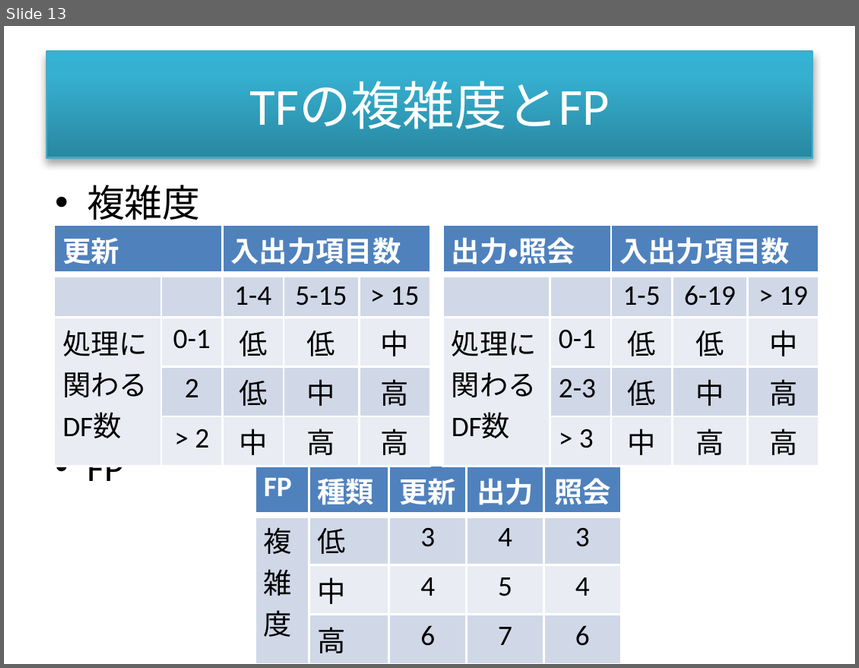
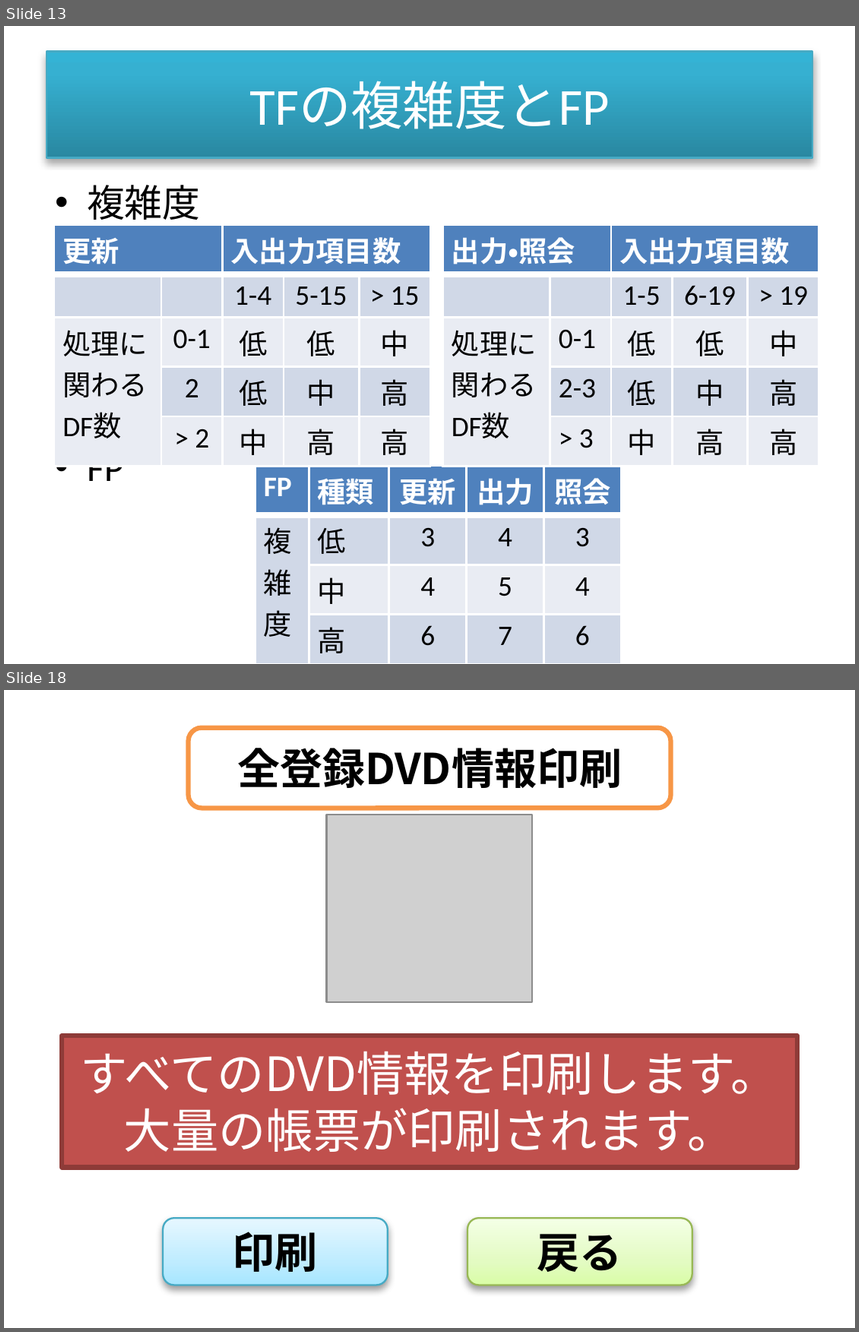
Before and after one commit to yamogeyamoge/Ftool, a slide deck: 教育ツール画像.pptx. Shown one above the other, each under a label of ours: slide 13 before the commit, slides 13 and 18 after it; the slides between them are not shown. The pictures are 859x668 and 859x1332 pixels, drawn with LibreOffice and Linux fonts; fonts in the diff are those of the drawing; grey boxes stand for pictures. Boxes give left, top, right and bottom in pixels: in the first picture for what was removed or moved away, otherwise in the second. Text is boxed around its words. In the diff, an @@ line names an element or a change of style, - is before the commit and + after.

```diff
--- a/教育ツール画像.pptx
+++ b/教育ツール画像.pptx
@@ slide 18 added at (4,690,855,1328), background #FFFFFF @@
@@ rounded rectangle added at (188,727,670,808), fill #FFFFFF, outline #F79646 2 pt, 18 pt, text #000000, bold @@
+全登録DVD情報印刷
@@ picture added at (328,815,534,1002) @@
@@ rectangle added at (62,1036,797,1167), fill #C0504D, outline #8E3B39 2 pt, 20 pt, text #FFFFFF @@
+すべてのDVD情報を印刷します。
+大量の帳票が印刷されます。
@@ rounded rectangle added at (162,1220,387,1286), fill gradient #A7E6FF to #C1EDFF to #E7F8FF, outline #46AAC5 0.75 pt, 18 pt, text #000000, bold @@
+印刷
@@ rounded rectangle added at (467,1220,692,1286), fill gradient #DAFDA7 to #E4FCC2 to #F5FFE7, outline #98B955 0.75 pt, 18 pt, text #000000, bold @@
+戻る
```
Also in this commit, not shown: 6 other slides added, 15 other files.
